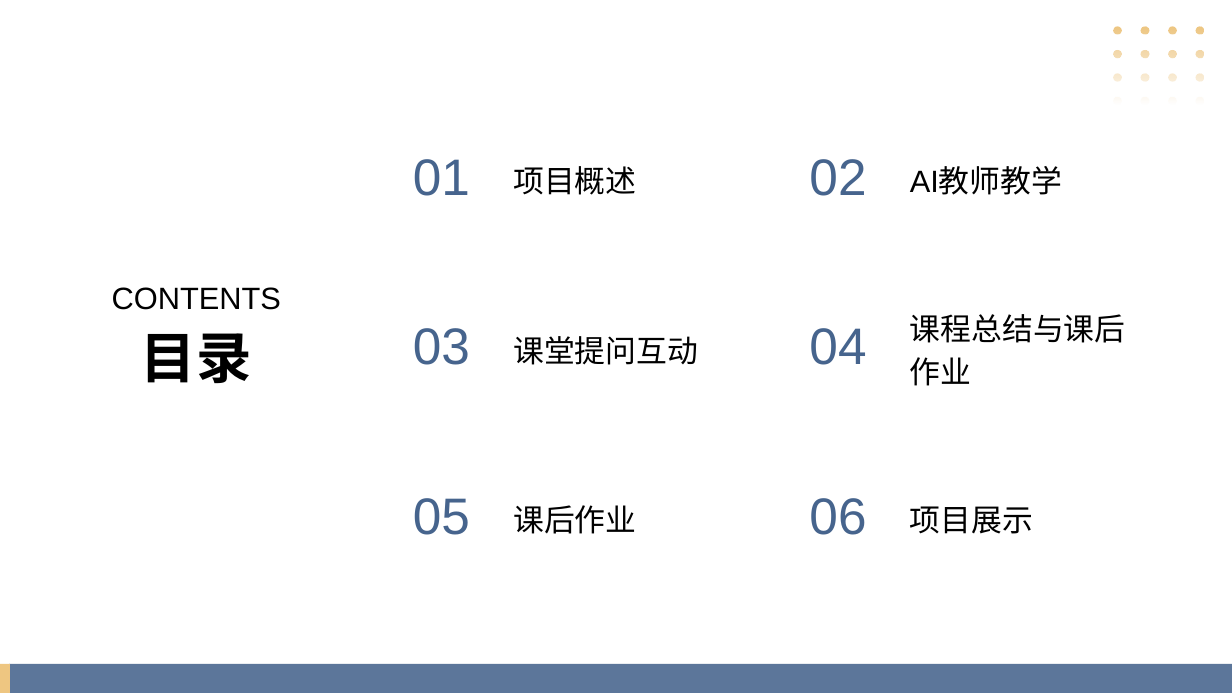
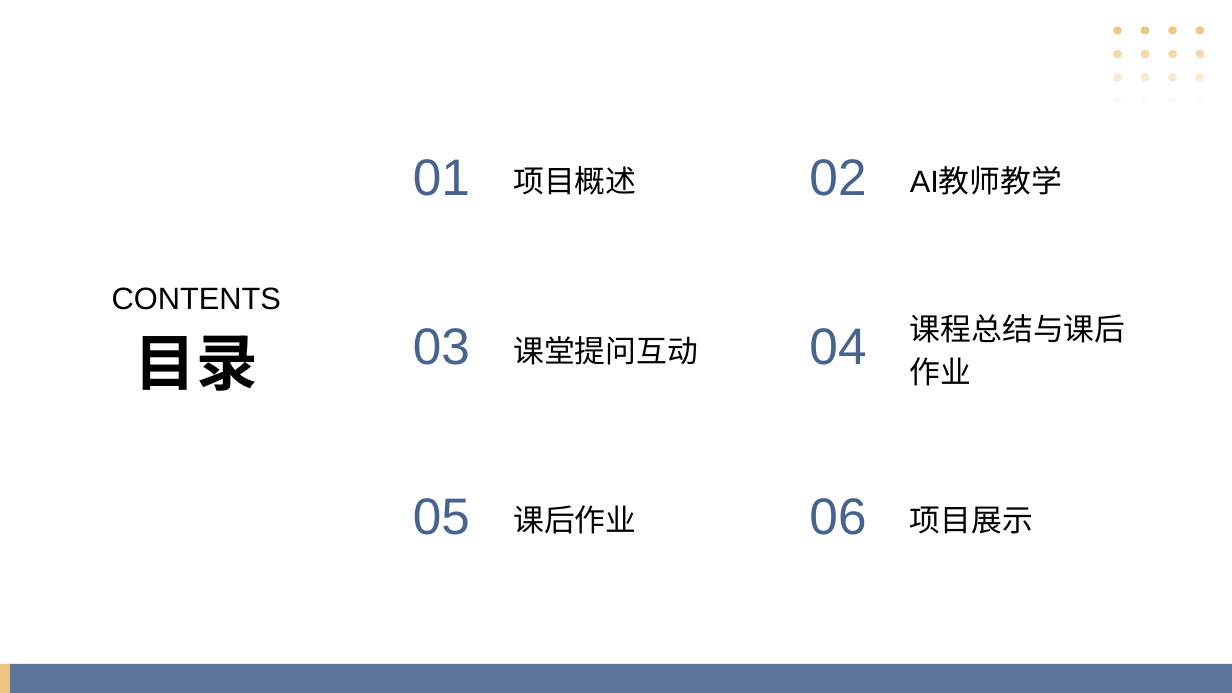
Before and after one commit to xiangsurener/zhengjingxuexipingtai, a slide deck: slide 2 of PPT/AI学习平台项目介绍.pptx. Drawn at 1232x693 pixels with LibreOffice and Linux fonts; fonts in the diff are those of the drawing. Boxes give left, top, right and bottom in pixels: in the first picture for what was removed or moved away, otherwise in the second. Text is boxed around its words. In the diff, an @@ line names an element or a change of style, - is before the commit and + after.

```diff
--- a/PPT/AI学习平台项目介绍.pptx
+++ b/PPT/AI学习平台项目介绍.pptx
@@ title "目录" at (135, 335, 258, 391): size 43.2 to 48 pt @@
```
Also in this commit, not shown: 11 other slides changed.
